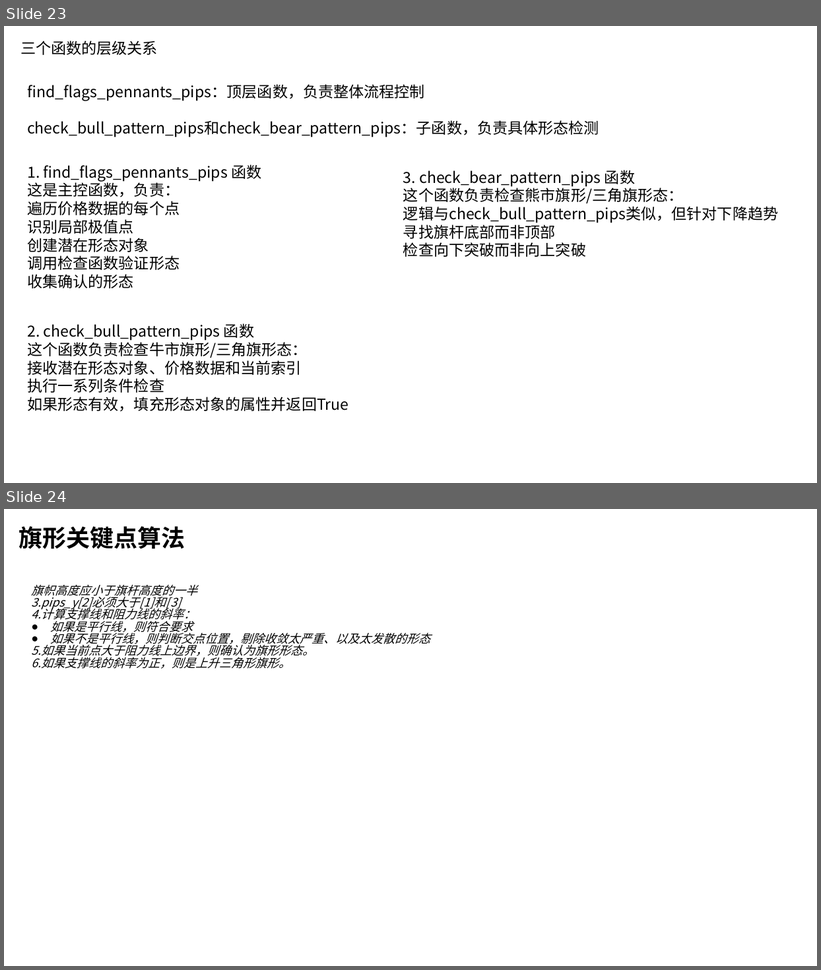
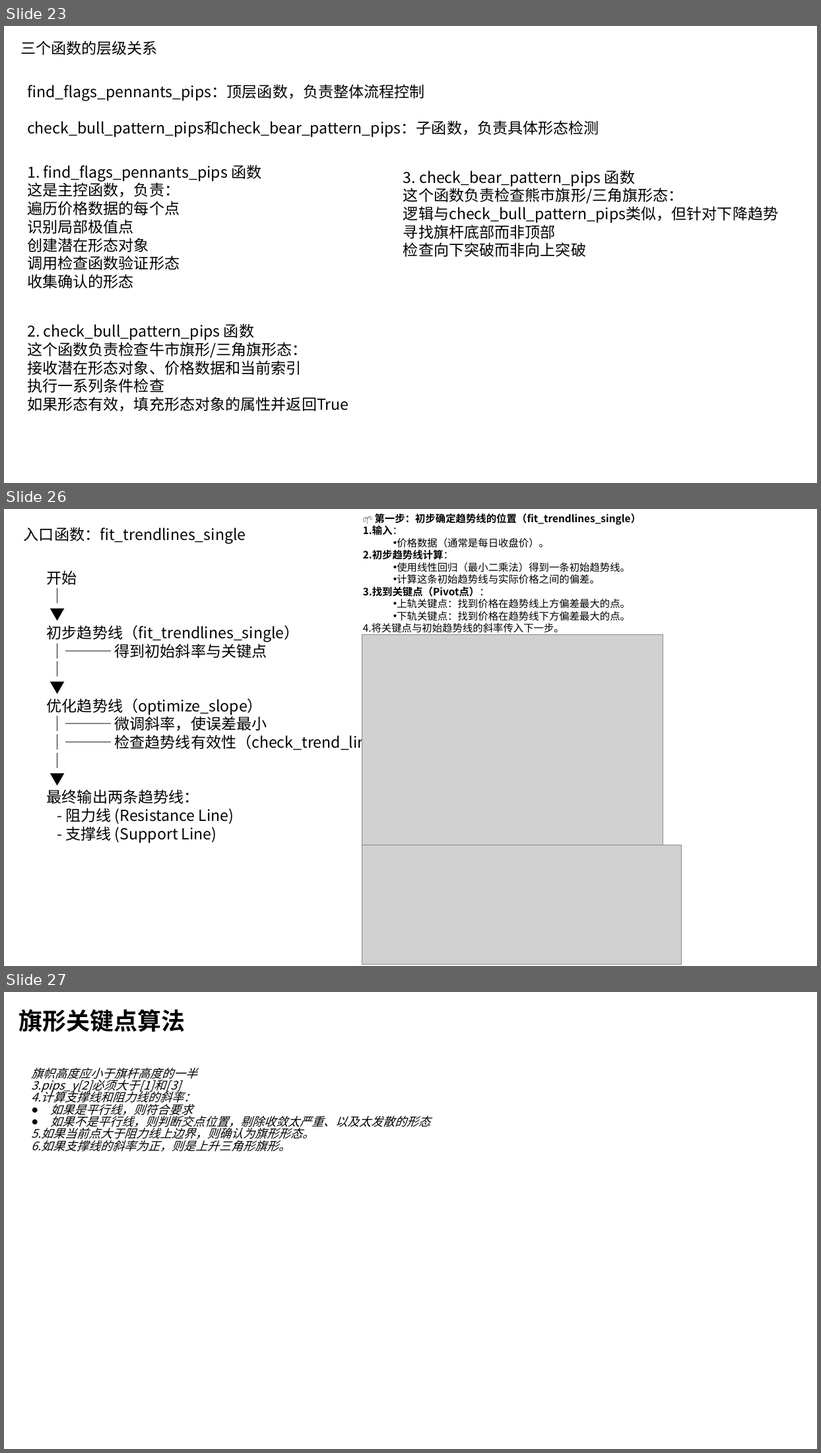
Before and after one commit to Harrision-Cyber/Flag-Pattern, a slide deck: 旗形/旗形形态.pptx. Shown one above the other, each under a label of ours: slides 23 and 24 before the commit, slides 23, 26 and 27 after it; the slides between them are not shown. The pictures are 821x970 and 821x1453 pixels, drawn with LibreOffice and Linux fonts; fonts in the diff are those of the drawing; grey boxes stand for pictures. Boxes give left, top, right and bottom in pixels: in the first picture for what was removed or moved away, otherwise in the second. Text is boxed around its words. In the diff, an @@ line names an element or a change of style, - is before the commit and + after.

```diff
--- a/旗形/旗形形态.pptx
+++ b/旗形/旗形形态.pptx
@@ slide 26 added at (4,509,817,966), background #FFFFFF @@
@@ text added at (24,527,246,544), 18 pt, text #000000 @@
+入口函数：fit_trendlines_single
@@ text added at (363,514,642,635), 12 pt, text #000000 @@
+🌱 第一步：初步确定趋势线的位置（fit_trendlines_single）
+1. 输入：
+  • 价格数据（通常是每日收盘价）。
+2. 初步趋势线计算：
+  • 使用线性回归（最小二乘法）得到一条初始趋势线。
+  • 计算这条初始趋势线与实际价格之间的偏差。
+3. 找到关键点（Pivot点）：
+  • 上轨关键点：找到价格在趋势线上方偏差最大的点。
+  • 下轨关键点：找到价格在趋势线下方偏差最大的点。
+4. 将关键点与初始趋势线的斜率传入下一步。
@@ text added at (47,570,391,843), 18 pt, text #000000 @@
+开始
+│
+▼
+初步趋势线（fit_trendlines_single）
+│─── 得到初始斜率与关键点
+│
+▼
+优化趋势线（optimize_slope）
+│─── 微调斜率，使误差最小
+│─── 检查趋势线有效性（check_trend_line）
+│
+▼
+最终输出两条趋势线：
+- 阻力线 (Resistance Line)
+- 支撑线 (Support Line)
@@ picture added at (362,634,663,852) @@
@@ picture added at (362,846,682,964) @@
@@ what was slide 24 is now slide 27 @@
```
Also in this commit, not shown: 2 other slides added, 21 other files.
